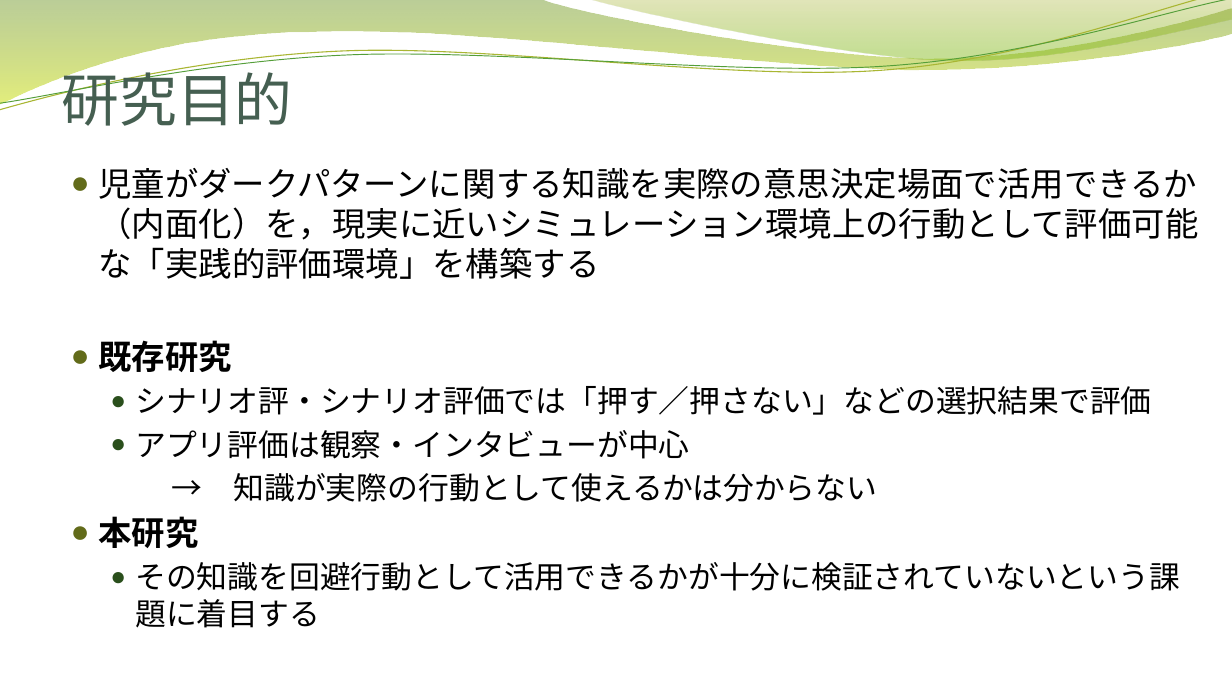
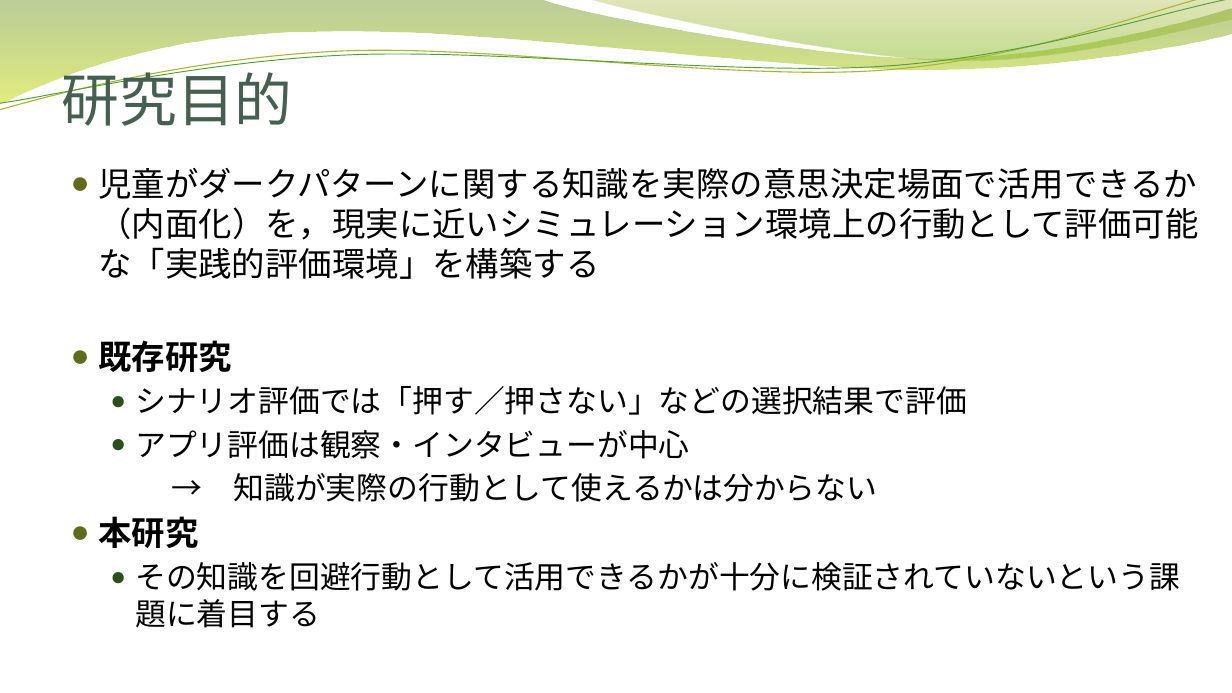
Before and after one commit to nishinekoma/graduate-school, a slide deck: slide 7 of 自身の研究/大学院での研究/修士論文進捗発表.pptx. Drawn at 1232x693 pixels with LibreOffice and Linux fonts; fonts in the diff are those of the drawing; background and template pictures are left out. Boxes give left, top, right and bottom in pixels: in the first picture for what was removed or moved away, otherwise in the second. Text is boxed around its words. In the diff, an @@ line names an element or a change of style, - is before the commit and + after.

```diff
--- a/自身の研究/大学院での研究/修士論文進捗発表.pptx
+++ b/自身の研究/大学院での研究/修士論文進捗発表.pptx
@@ text at <box>135,386,967,415</box>: text changed @@
-  ● シナリオ評・シナリオ評価では「押す／押さない」などの選択結果で評価
+  ● シナリオ評価では「押す／押さない」などの選択結果で評価
```
Also in this commit, not shown: 3 other slides changed, 8 slides added, 2 slides removed, 3 other files.
